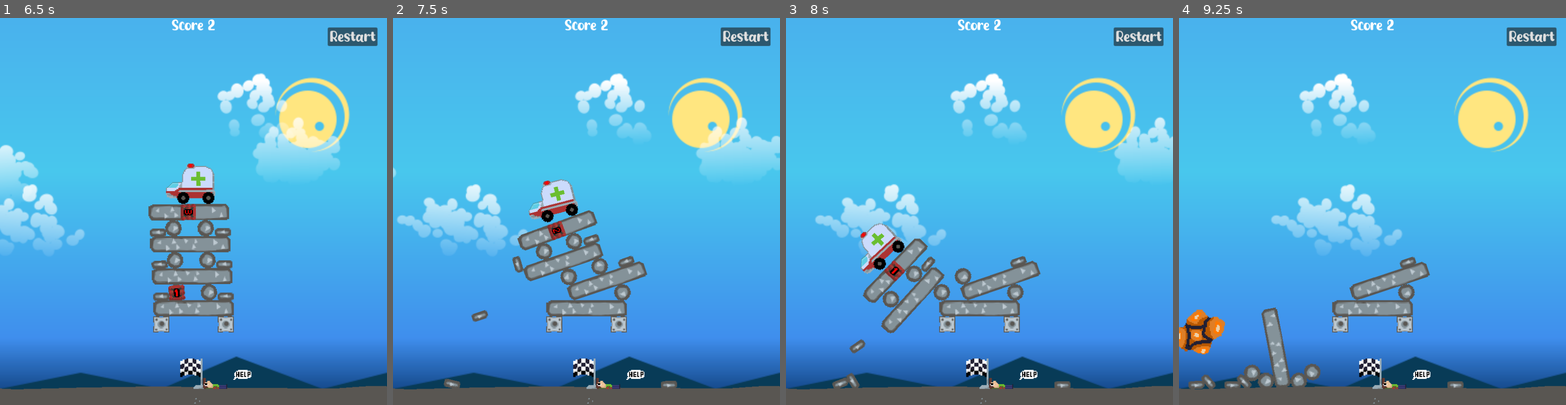
Above: before the commit, frames 1-4 (left to right).
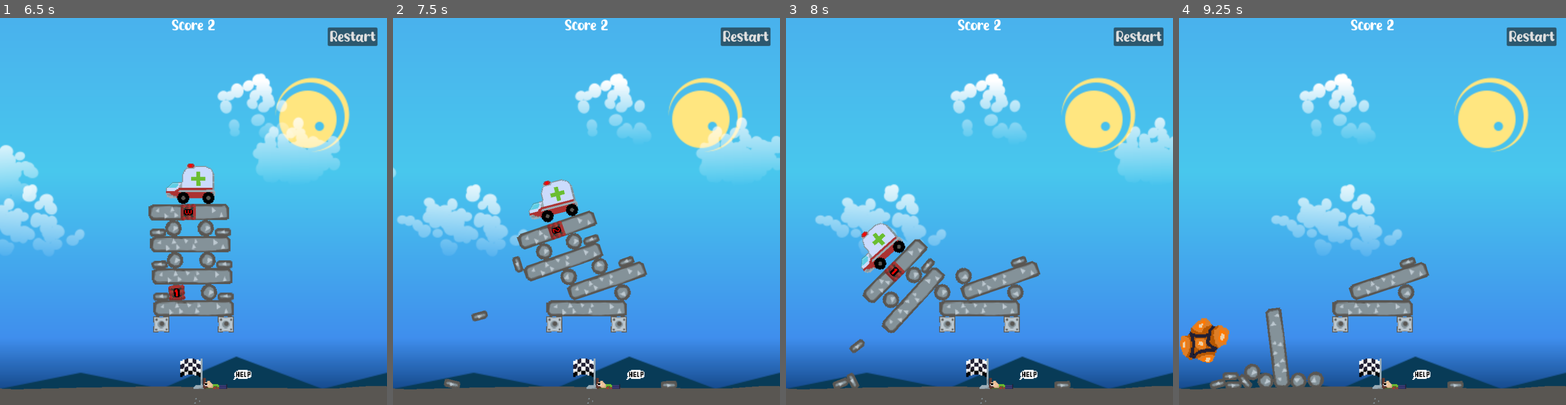
Above: after the commit, the same moments.

Repository: BeanPoleGamesDev/DynamiteParamedics
Game: Godot game, scene res://app/scenes/LevelThree.tscn
The game is run twice, just before and just after one commit, with the same random seed, the same clock (stepped at 60 frames per second) and the same inputs. This scene is started directly instead of the project's main scene.
Inputs (mouse positions are in pixels of both pictures, inside the frame that each line leads up to):
- Up to frame 1 (6.5 s): click "Restart" at 0.5 s; click "Restart" at 1.25 s; click "Restart" at 2 s; click "Restart" at 2.75 s; move the mouse to (174, 288) at 3.52 s; click (174, 288) at 3.6 s; move the mouse to (309, 269) at 4.27 s; click (309, 269) at 4.35 s; move the mouse to (77, 153) at 5.02 s; click (77, 153) at 5.1 s; move the mouse to (212, 211) at 5.77 s; click (212, 211) at 5.85 s
- Up to frame 2 (7.5 s): move the mouse to (528, 114) at 6.52 s; click (528, 114) at 6.6 s; move the mouse to (671, 192) at 7.27 s; click (671, 192) at 7.35 s
- Up to frame 3 (8 s): no input
- Up to frame 4 (9.25 s): move the mouse to (1295, 230) at 8.02 s; click (1295, 230) at 8.1 s; move the mouse to (1411, 126) at 8.77 s; click (1411, 126) at 8.85 s

Frame 1 is identical in both runs. In frame 2, 0.3% of the frame differs, in the area x 13-74%, y 41-96%; in frame 3, 1.0%; in frame 4, 2.3%, in the area x 0-74%, y 61-96%.

Commit message:
added export

Diff:
--- a/app/objects/Mouse Click.tscn
+++ b/app/objects/Mouse Click.tscn
@@ -6,6 +6,8 @@
 radius = 0.595597
 
 [node name="MouseClick" type="Area2D"]
+collision_layer = 3
+collision_mask = 3
 script = ExtResource("1_8rmky")
 
 [node name="CollisionShape2D" type="CollisionShape2D" parent="."]
--- a/app/objects/flag.tscn
+++ b/app/objects/flag.tscn
@@ -30,11 +30,12 @@
 
 [node name="StaticBody2D" type="StaticBody2D" parent="."]
 position = Vector2(51, -9)
+collision_layer = 2
+collision_mask = 2
 
 [node name="CollisionShape2D" type="CollisionShape2D" parent="StaticBody2D"]
 position = Vector2(-5, 0)
 shape = SubResource("RectangleShape2D_cvwkx")
-disabled = true
 
 [node name="Sprite2D2" type="Sprite2D" parent="StaticBody2D"]
 z_index = 1
Not shown, added: exports/DynamiteParamedics.apple-touch-icon.png
Not shown, added: exports/DynamiteParamedics.audio.worklet.js
Not shown, added: exports/DynamiteParamedics.html
Not shown, added: exports/DynamiteParamedics.icon.png
Not shown, added: exports/DynamiteParamedics.js
Not shown, added: exports/DynamiteParamedics.pck
Not shown, added: exports/DynamiteParamedics.png
Not shown, added: exports/DynamiteParamedics.wasm
